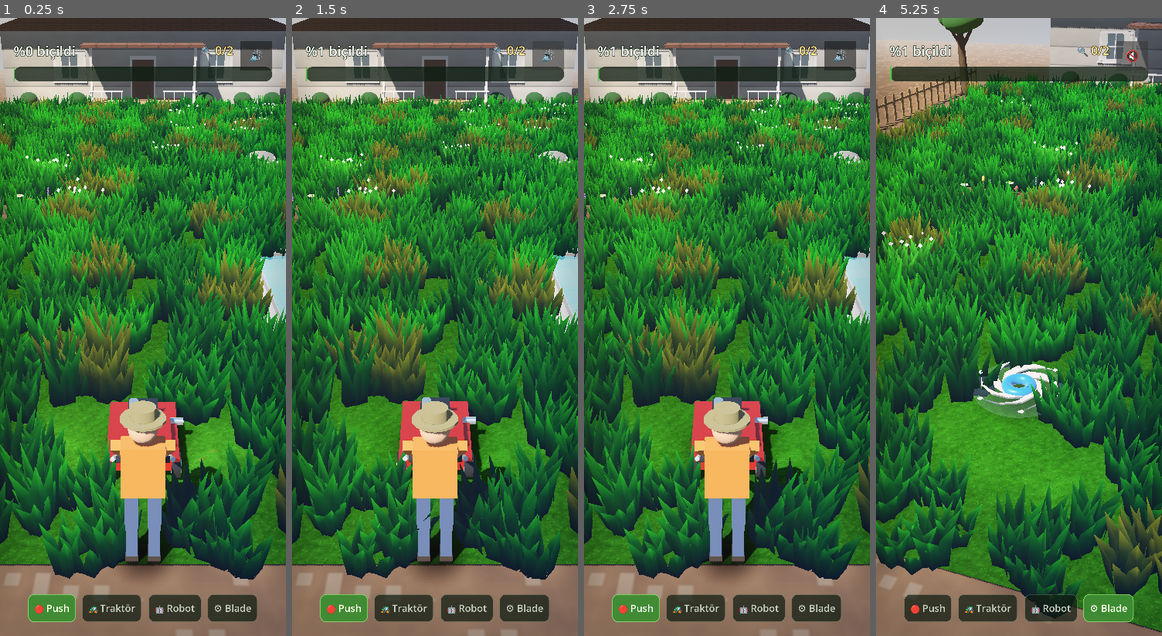
Above: before the commit, frames 1-4 (left to right).
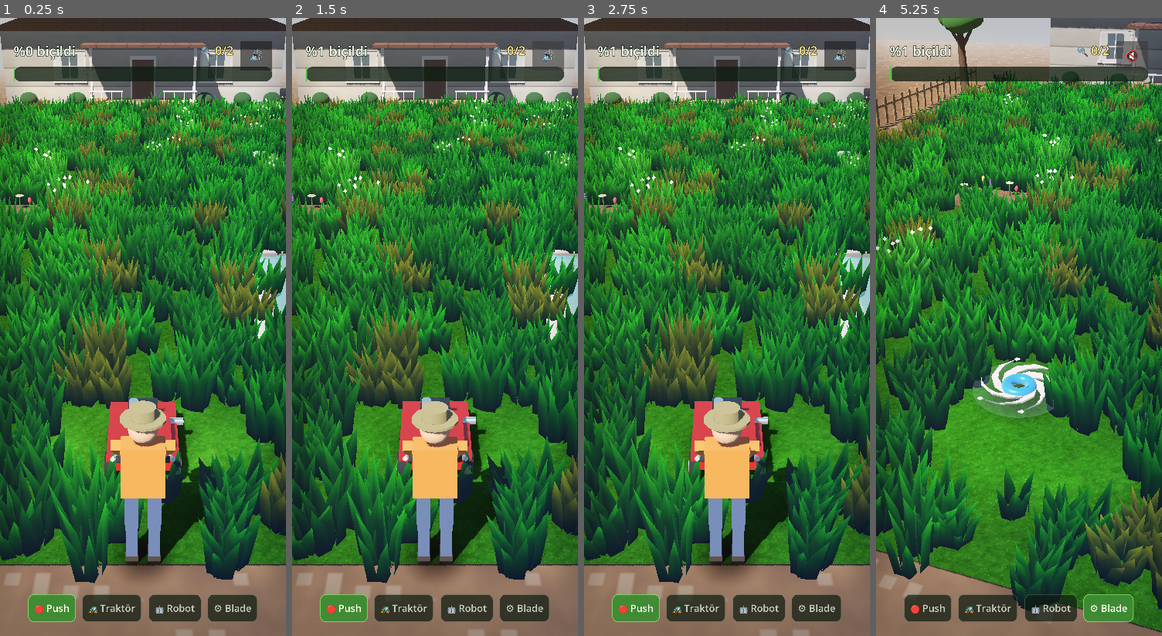
Above: after the commit, the same moments.

Repository: osdeniz/underthelawn
Game: Godot game, scene res://scenes/Main.tscn
Two runs of this game, one before a commit and one after it. Both use one fixed random seed, a clock stepped at 60 frames per second and the inputs below.
Inputs:
- Up to frame 1 (0.25 s): no input
- Up to frame 2 (1.5 s): click "🔊" at 0.5 s; click "🔇" at 1.25 s
- Up to frame 3 (2.75 s): click "🔴 Push" at 2 s
- Up to frame 4 (5.25 s): click "🚜 Traktör" at 2.75 s; click "🤖 Robot" at 3.5 s; click "⚙️ Blade" at 4.25 s; click "🔊" at 5 s

The runs differ from the first frame. In frame 1, 42% of the frame differs, in the area x 0-100%, y 12-92%; in frame 2, 42%; in frame 3, 41%; in frame 4, 44%, in the area x 0-100%, y 8-98%.

Commit message:
G6.6: grass palette system, carpet density, chakram blade
A) GRASS_PALETTES defines a whole grass look in one place; ground_tall_tint() derives the uncut ground from the cluster family so new palettes get a correct ground automatically. Every grass colour now reads from the palette. grass_albedo regenerated as NEUTRAL luminance so non-green palettes work. PURPLE proof palette defined and verified, active stays GREEN. B) Each cell mesh holds 9 clumps with baked bimodal heights, so uncut ground is invisible from the air: 169k tris, 254 draw calls, 91 fps. C) Blade rebuilt as a chakram: blue donut hub with rivets, six solid white sickles sweeping back 25 deg/segment with glowing tips, spin-blur disk; BLADE_SCALE grows mesh, cut and collision together. Note: Godot treats CLOCKWISE winding as front-facing, which is why the sickles rendered black until the winding correction was inverted.

Diff:
--- a/scripts/game_config.gd
+++ b/scripts/game_config.gd
@@ -124,7 +124,7 @@
 ## G6.6 density: carpet, not islands — the ground should barely show through
 ## uncut grass. Knob ladder for phone calibration: 9 -> 7 -> 5.
 const TUFTS_PER_CLUSTER := 9
-const CLUMP_BLADES := 7
+const CLUMP_BLADES := 6
 const CLUMP_HEIGHT_MIN := 0.4
 const CLUMP_HEIGHT_MAX := 0.9
 ## 70% short filler, 30% tall spikes out of the band above.
Not shown, added: tools/_mesh.gd.uid
Not shown, changed: README.md
